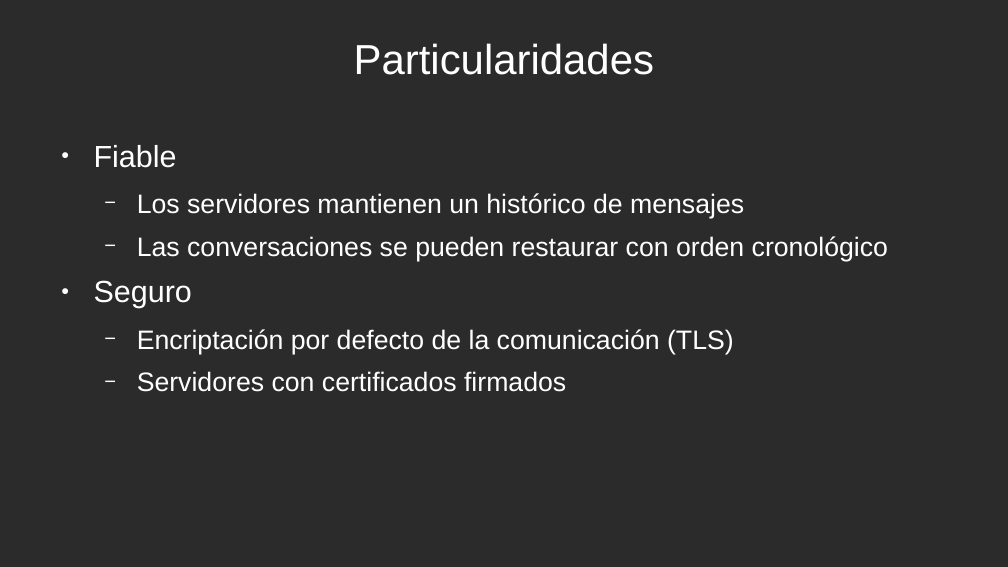
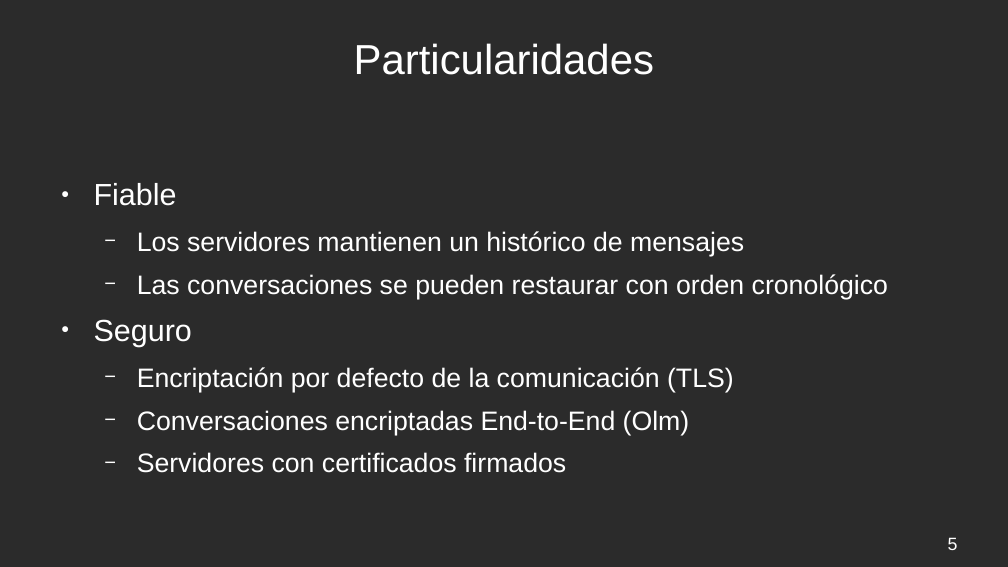
Before and after one commit to Alxe/UGR_FR, a slide deck: slide 5 of Matrix/matrix.odp (slide 4 before the commit). Drawn at 1008x567 pixels with LibreOffice and Linux fonts; fonts in the diff are those of the drawing; background and template pictures are left out; a plain dark background stands for a picture behind light text. Boxes give left, top, right and bottom in pixels: in the first picture for what was removed or moved away, otherwise in the second. Text is boxed around its words. In the diff, an @@ line names an element or a change of style, - is before the commit and + after.

```diff
--- a/Matrix/matrix.odp
+++ b/Matrix/matrix.odp
@@ text "Fiable" at <box>94,183,888,473</box>: vertical alignment top to middle @@
@@ text at <box>137,410,690,435</box>: paragraph added @@
+  − Conversaciones encriptadas End-to-End (Olm)
@@ page number added at <box>948,537,958,550</box>, 14 pt, text #FFFFFF @@
+5
```
Also in this commit, not shown: 7 other slides changed, 1 slide added, 1 other file.
